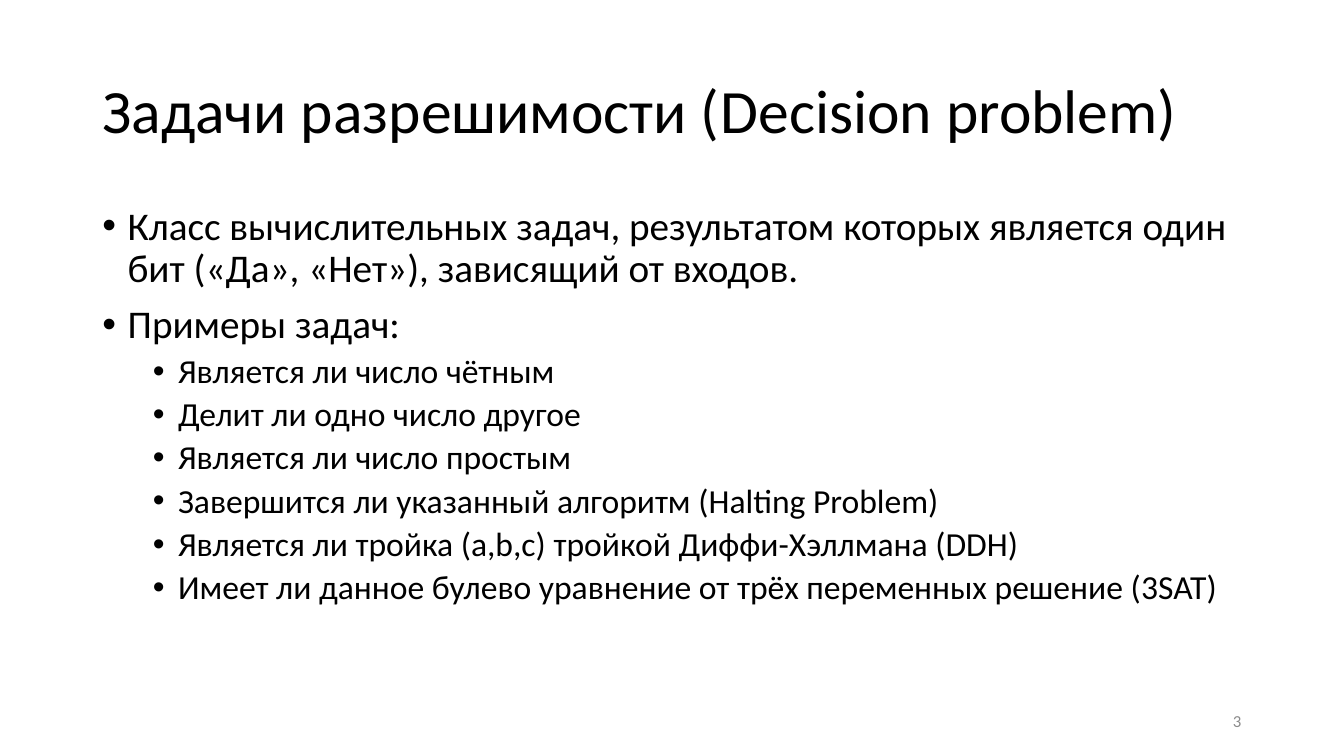
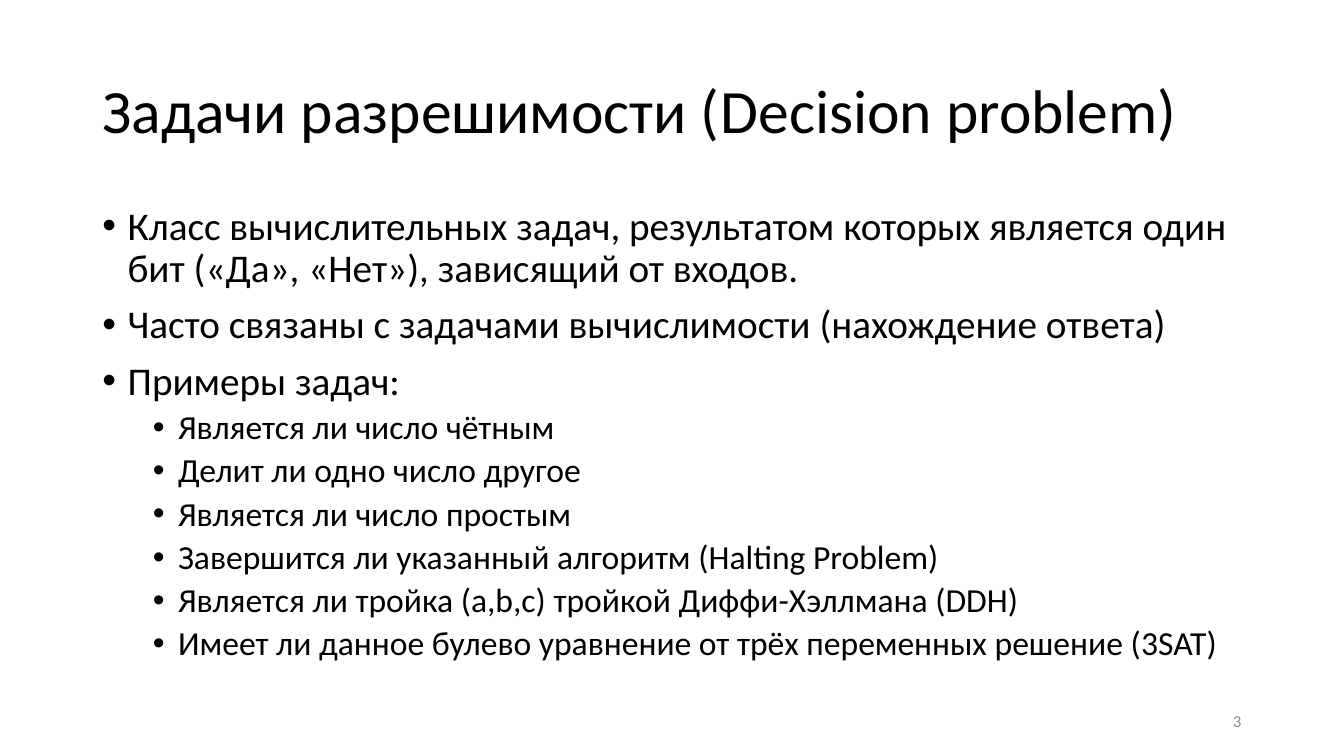
Before and after one commit to CryptoCourse/CryptoLectures, a slide deck: slide 3 of Lectures/Chto_vozmozhno_vychislit_v2.pptx. Drawn at 1344x756 pixels with LibreOffice and Linux fonts; fonts in the diff are those of the drawing. Boxes give left, top, right and bottom in pixels: in the first picture for what was removed or moved away, otherwise in the second. Text is boxed around its words. In the diff, an @@ line names an element or a change of style, - is before the commit and + after.

```diff
--- a/Lectures/Chto_vozmozhno_vychislit_v2.pptx
+++ b/Lectures/Chto_vozmozhno_vychislit_v2.pptx
@@ text at bbox=[128, 309, 1165, 345]: paragraph added @@
+• Часто связаны с задачами вычислимости (нахождение ответа)
```
Also in this commit, not shown: 1 other slide changed, 2 other files.
